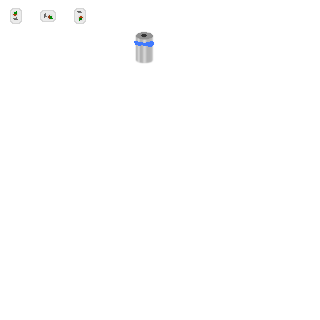
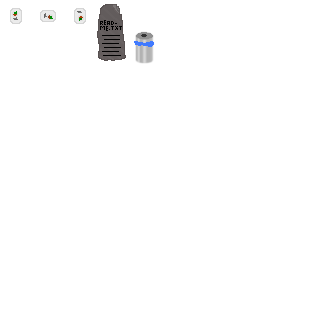
Layered file, before and after one edit (320 x 320). Changes by layer:
painted on "Hintergrund" over [97, 4, 126, 61]
